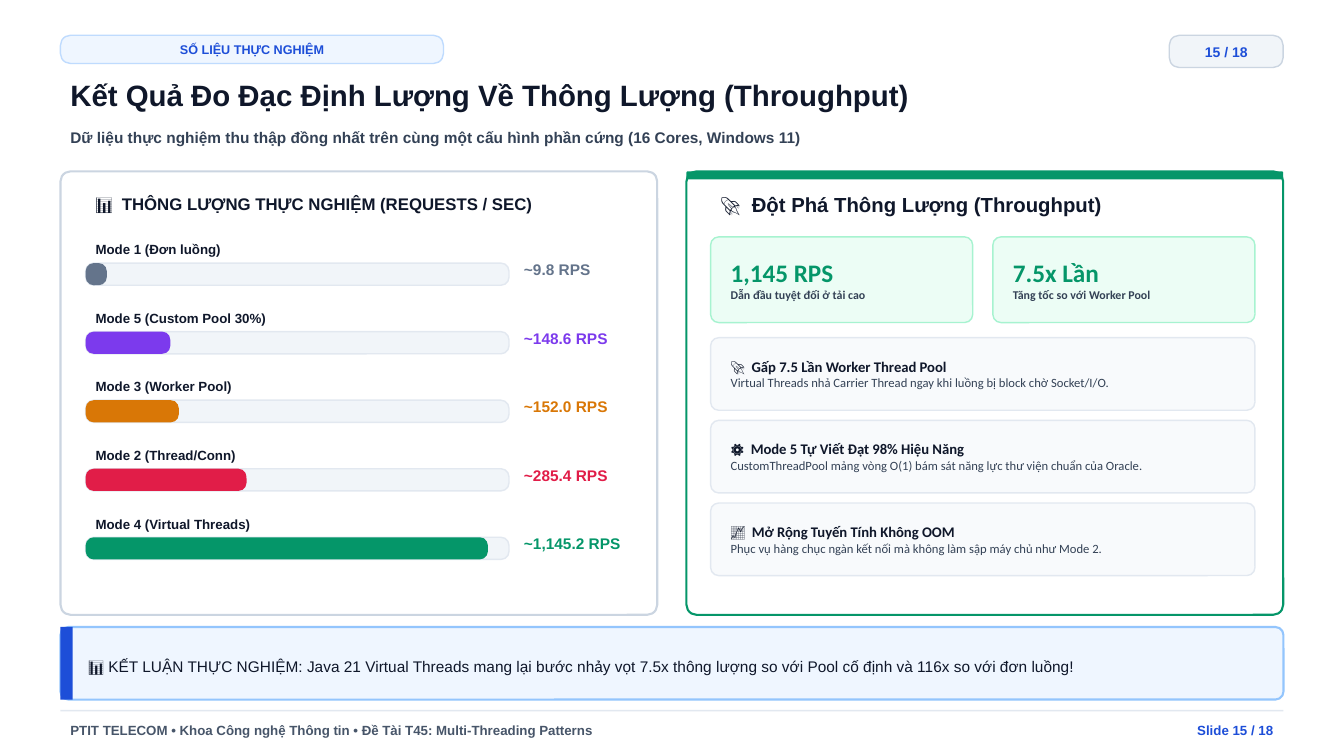
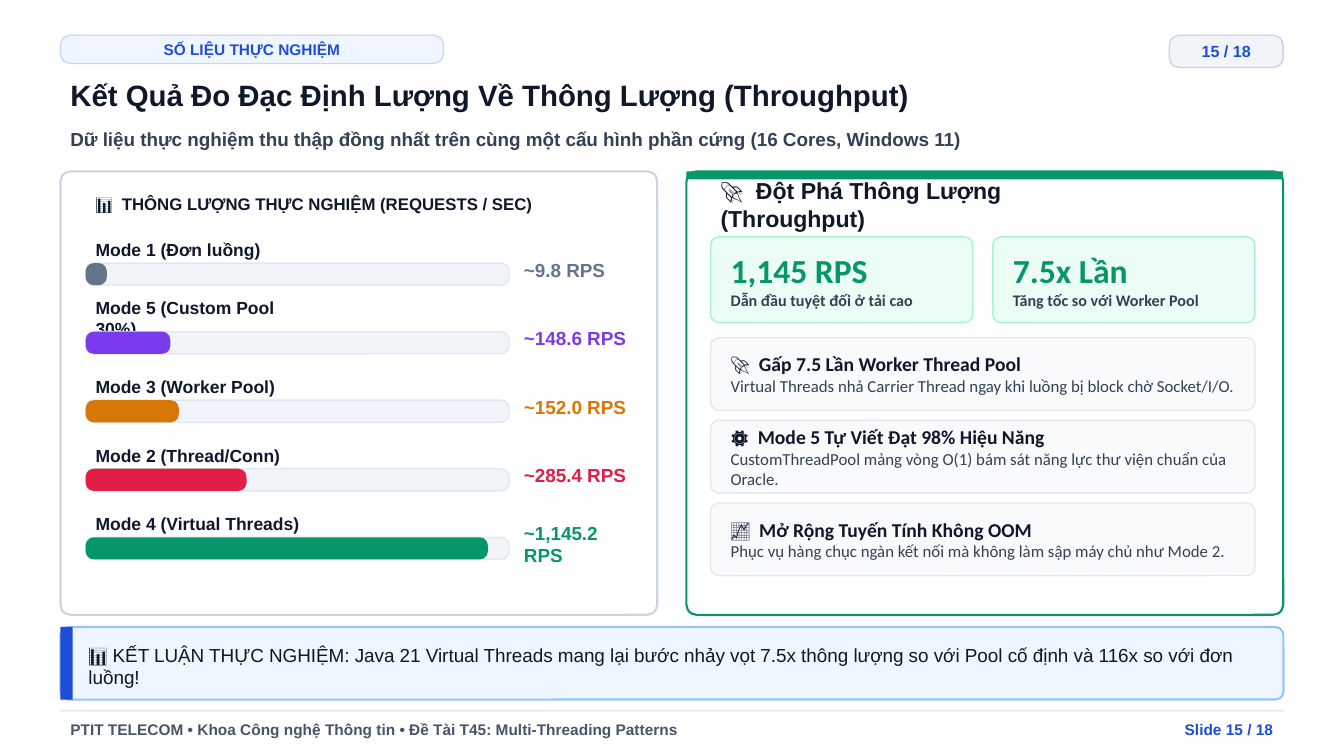
Before and after one commit to vinhseoo/Multi-threading-Patterns, a slide deck: slide 15 of docs/MultiThreading_Patterns_PTIT_T45_Editable.pptx. Drawn at 1344x756 pixels with LibreOffice and Linux fonts; fonts in the diff are those of the drawing. Boxes give left, top, right and bottom in pixels: in the first picture for what was removed or moved away, otherwise in the second. Text is boxed around its words. In the diff, an @@ line names an element or a change of style, - is before the commit and + after.

Commit message:
style(slides): tang kich thuoc font chu noi dung bento va subcard trong file PPTX de ro rang khi thuyet trinh

```diff
--- a/docs/MultiThreading_Patterns_PTIT_T45_Editable.pptx
+++ b/docs/MultiThreading_Patterns_PTIT_T45_Editable.pptx
@@ text "SỐ LIỆU THỰC NGHIỆM" at (164, 43, 340, 58): size 9 to 11 pt @@
@@ text "15 / 18" at (1202, 45, 1251, 57): size 10 to 11.5 pt @@
@@ text "🚀 Đột Phá Thông Lượng ..." at (721, 181, 1001, 232): size 14.5 to 16.5 pt @@
@@ text "1,145 RPS Dẫn đầu tuyệt ..." at (731, 261, 913, 309): size 18 to 24 pt in "1,145 RPS"; size 8.5 to 11.5 pt in "Dẫn đầu tuyệt đối ở tải cao" @@
@@ text "7.5x Lần Tăng tốc so ..." at (1013, 257, 1199, 309): size 18 to 24 pt in "7.5x Lần"; size 8.5 to 11.5 pt in "Tăng tốc so với Worker Pool" @@
@@ text "🚀 Gấp 7.5 Lần Worker ..." at (731, 356, 1234, 395): size 10.5 to 14 pt in "🚀 Gấp 7.5 Lần Worker Thread Pool"; size 9 to 12 pt in "Virtual Threads nhả Carrier Thread ngay khi ..." @@
@@ text "⚙️ Mode 5 Tự Viết ..." at (731, 429, 1226, 485): size 10.5 to 14 pt in "⚙️ Mode 5 Tự Viết Đạt 98% ..."; size 9 to 12 pt in "CustomThreadPool mảng vòng O(1) bám sát năng ..." @@
@@ text "📈 Mở Rộng Tuyến Tính ..." at (731, 522, 1225, 560): size 10.5 to 14 pt in "📈 Mở Rộng Tuyến Tính Không OOM"; size 9 to 12 pt in "Phục vụ hàng chục ngàn kết nối ..." @@
@@ size 9.5 to 12.5 pt in 5 elements at (96, 243, 260, 260), (96, 301, 274, 332), (96, 380, 275, 397), (96, 449, 280, 466), (96, 517, 299, 534) @@
@@ size 11 to 13.5 pt in 7 elements at (70, 132, 960, 150), (524, 264, 605, 277), (524, 332, 626, 345), (524, 400, 626, 415), (524, 469, 626, 482), (524, 527, 598, 563), (88, 647, 1233, 688) @@
@@ text "PTIT TELECOM • Khoa Công ..." at (70, 723, 678, 738): size 9.5 to 11 pt @@
@@ text "Slide 15 / 18" at (1185, 724, 1273, 735): size 9.5 to 11 pt @@
```
Also in this commit, not shown: 17 other slides changed, 6 other files.
